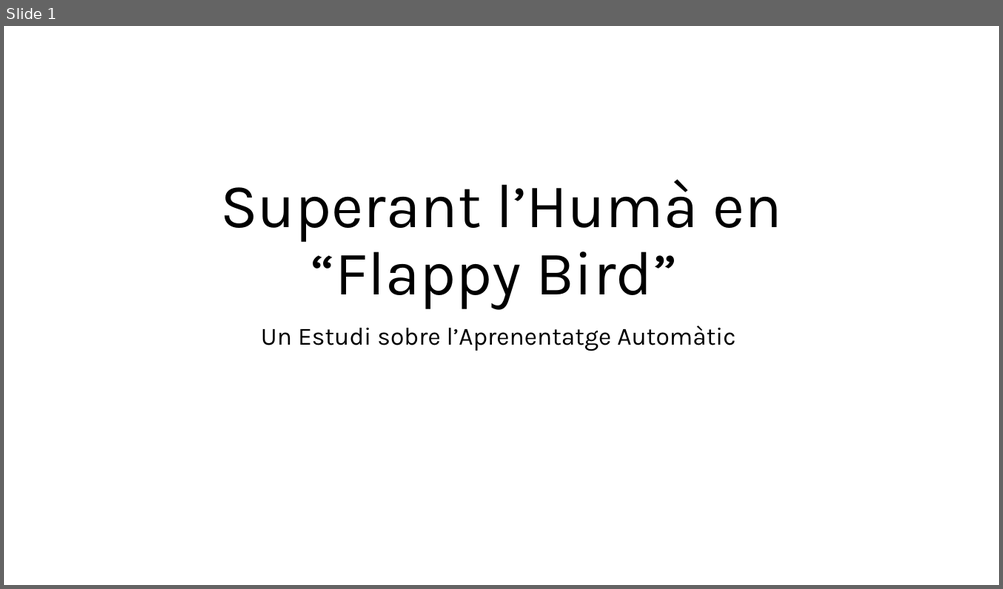
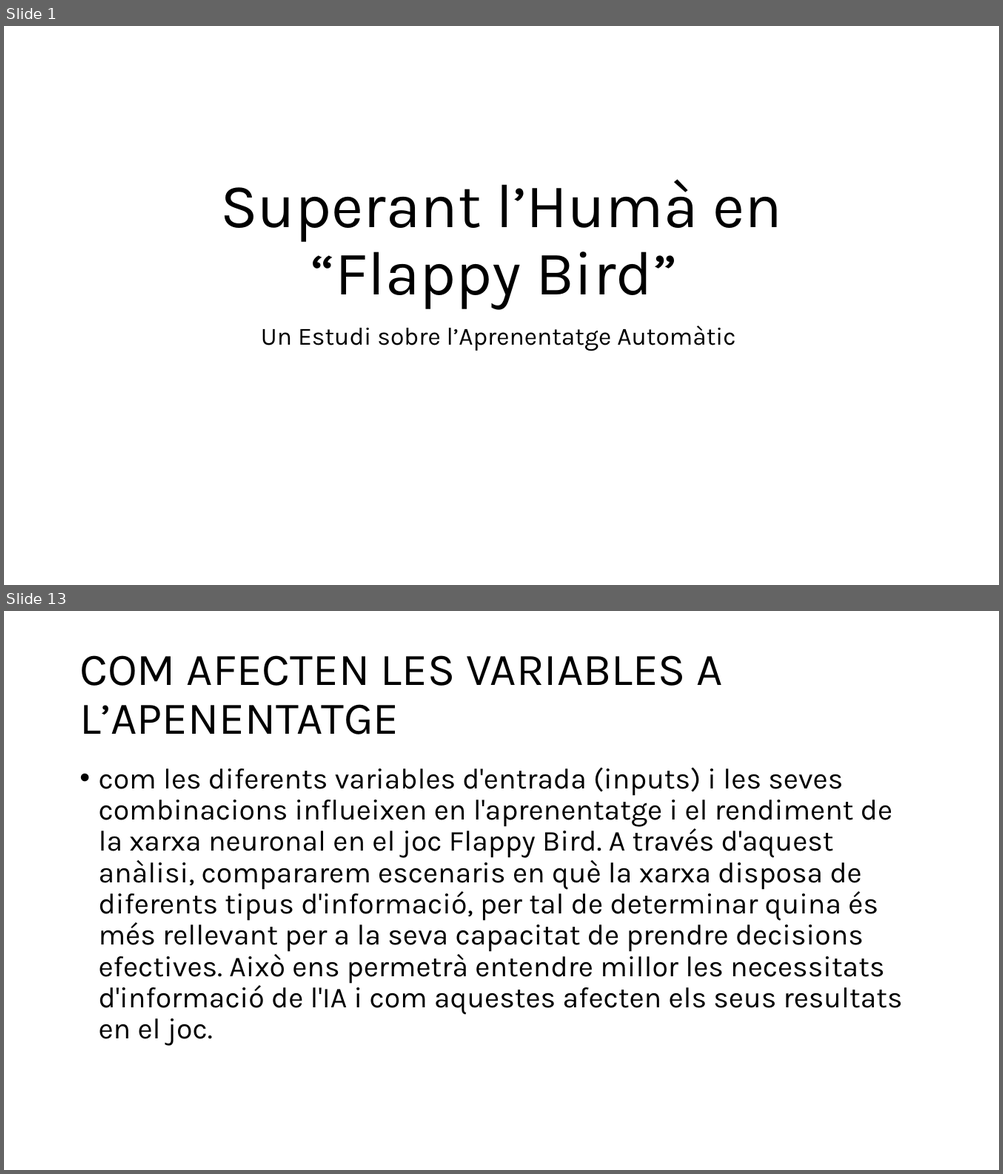
Before and after one commit to FerrerJan/Treball-de-Recerca-IA, a slide deck: TR_ESCRIT/SUPERANT-L'HUMÀ.pptx. Shown one above the other, each under a label of ours: slide 1 before the commit, slides 1 and 13 after it; the slides between them are not shown. The pictures are 1003x589 and 1003x1174 pixels, drawn with LibreOffice and Linux fonts; fonts in the diff are those of the drawing. Boxes give left, top, right and bottom in pixels: in the first picture for what was removed or moved away, otherwise in the second. Text is boxed around its words. In the diff, an @@ line names an element or a change of style, - is before the commit and + after.

```diff
--- a/TR_ESCRIT/SUPERANT-L'HUMÀ.pptx
+++ b/TR_ESCRIT/SUPERANT-L'HUMÀ.pptx
@@ slide 13 added at [4, 611, 999, 1170], background #FFFFFF @@
@@ title added at [79, 655, 723, 735], 44 pt, text #000000 @@
+COM AFECTEN LES VARIABLES A L’APENENTATGE
@@ text added at [99, 767, 902, 1046], 28 pt, text #000000 @@
+• com les diferents variables d'entrada (inputs) i les seves combinacions influeixen en l'aprenentatge i el rendiment de la xarxa neuronal en el joc Flappy Bird. A través d'aquest anàlisi, compararem escenaris en què la xarxa disposa de diferents tipus d'informació, per tal de determinar quina és més rellevant per a la seva capacitat de prendre decisions efectives. Això ens permetrà entendre millor les necessitats d'informació de l'IA i com aquestes afecten els seus resultats en el joc.
```
Also in this commit, not shown: 12 other slides added, 1 slide removed.
